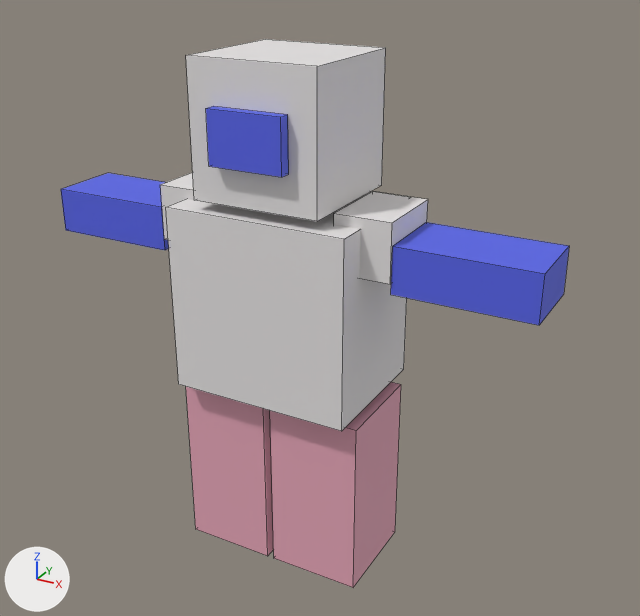
The FBX model Assets/Models/Meshy/Player/PlayerMarine.fbx as it was, and as the next commit left it.
Camera for both pictures: a 50 mm camera at (4.45, -7.48, 6.71) aimed at (0.23, 0.2, 2.87). Arrows for +X, +Y and +Z are at lower left; the lights stay in place. The older version comes first. Mesh edges are drawn as thin lines.

Names of what the first picture shows: 'LeftLeg'.
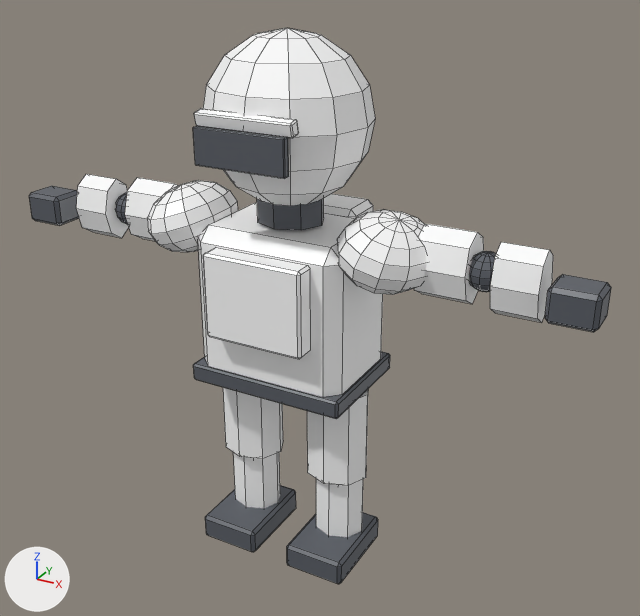
Where the change shows, as pixel boxes [x1, y1, x2, y2] in the pictures (640 x 616 px):
'LeftLeg', reshaped, moved, turned, rescaled
    before: [61, 39, 569, 588]
    after: [29, 28, 611, 584]
part 1 of me_cube_008, added
    after: [203, 28, 375, 206]
part 2 of me_cube_008, added
    after: [257, 198, 324, 230]
part 3 of me_cube_008, added
    after: [414, 224, 484, 304]
part 4 of me_cube_008, added
    after: [490, 242, 553, 323]
part 5 of me_cube_008, added
    after: [469, 251, 496, 292]
part 6 of me_cube_008, added
    after: [125, 178, 179, 241]
part 7 of me_cube_008, added
    after: [76, 174, 129, 238]
part 8 of me_cube_008, added
    after: [115, 192, 128, 224]
part 9 of me_cube_008, added
    after: [307, 389, 368, 486]
part 10 of me_cube_008, added
    after: [316, 479, 363, 537]
part 11 of me_cube_008, added
    after: [223, 387, 283, 459]
part 12 of me_cube_008, added
    after: [233, 452, 280, 508]
part 13 of me_cube_008, deleted
    before: [61, 39, 569, 556]
part 14 of me_cube_008, reshaped
    before: [270, 382, 401, 588]
    after: [29, 108, 611, 584]

Edits to the bpy script that builds the scene:
```text
Change me_cube_008:
    used by ob_leftleg; location = (0.55, 0.0, 0.99); rotation_euler = (0.0, 0.0, -1.571), in degrees (0, 0, -90); scale = (0.556, 0.51, 1.0)
    remove me_cube_008.from_pydata(...)  # 72 vertices, 54 faces; spans x -1.36..1.48, y -6.51..4.3, z -1.0..4.57
    remove me_cube_008.materials.append(mat_legs)  # pink #e7a7b9
    remove me_cube_008.materials.append(mat_arms)  # blue #5764e7
    remove me_cube_008.materials.append(mat_material)  # white #e7e4e4
    add me_cube_008.from_pydata(...)  # 986 vertices, 1022 faces; spans x -3.25..3.25, y -0.9..1.07, z -4.95..0.85
    me_cube_008 part 1: a new loose piece, a UV sphere (12 segments, 8 rings, poles along z) spanning x -0.86..0.86, y -0.81..0.81, z -0.85..0.85, in mat_material_001 (white #ffffff)
    me_cube_008 part 2: a new loose piece, an 8-sided cylinder along z spanning x -0.36..0.36, y -0.31..0.35, z -1.04..-0.7, in mat_arms_001 (dark grey #595d65)
    me_cube_008 part 3: a new loose piece, an 8-sided cylinder along x spanning x 1.46..1.98, y -0.22..0.3, z -1.57..-0.85, in mat_material_001 (white #ffffff)
    me_cube_008 part 4: a new loose piece, an 8-sided cylinder along x spanning x 2.24..2.68, y -0.28..0.16, z -1.57..-0.87, in mat_material_001 (white #ffffff)
    me_cube_008 part 5: a new loose piece, a UV sphere (12 segments, 8 rings, poles along z) spanning x 1.91..2.29, y -0.17..0.21, z -1.4..-1.02, in mat_arms_001 (dark grey #595d65)
    me_cube_008 part 6: a new loose piece, an 8-sided cylinder along x spanning x -2.0..-1.48, y -0.22..0.3, z -1.58..-0.86, in mat_material_001 (white #ffffff)
    me_cube_008 part 7: a new loose piece, an 8-sided cylinder along x spanning x -2.68..-2.24, y -0.26..0.18, z -1.59..-0.89, in mat_material_001 (white #ffffff)
    me_cube_008 part 8: a new loose piece, a UV sphere (12 segments, 8 rings, poles along z) spanning x -2.29..-1.91, y -0.17..0.21, z -1.42..-1.04, in mat_arms_001 (dark grey #595d65)
    me_cube_008 part 9: a new loose piece, an 8-sided cylinder along z spanning x 0.19..0.91, y -0.28..0.36, z -3.89..-2.85, in mat_legs_001 (white #ffffff)
    me_cube_008 part 10: a new loose piece, an 8-sided cylinder along z spanning x 0.28..0.86, y -0.19..0.33, z -4.8..-3.88, in mat_legs_001 (white #ffffff)
    me_cube_008 part 11: a new loose piece, an 8-sided cylinder along z spanning x -0.91..-0.19, y -0.28..0.36, z -3.89..-2.85, in mat_legs_001 (white #ffffff)
    me_cube_008 part 12: a new loose piece, an 8-sided cylinder along z spanning x -0.84..-0.26, y -0.19..0.33, z -4.8..-3.88, in mat_legs_001 (white #ffffff)
    me_cube_008 part 13: 8 loose pieces with 64 vertices, spanning x -1.36..1.48, y -6.51..4.3, z -1.0..4.57, are deleted
    me_cube_008 part 14: 8 vertices removed from x -1.0..1.0, y -1.0..1.0, z -1.0..1.0; 412 vertices added at x -3.25..3.25, y -0.9..1.07, z -4.95..0.18
    other edits to the shape of me_cube_008 do not show in these pictures
    add me_cube_008.materials.append(mat_legs_001)  # white #ffffff
    add me_cube_008.materials.append(mat_arms_001)  # dark grey #595d65
    add me_cube_008.materials.append(mat_material_001)  # white #ffffff
Change ob_leftleg:
    ob_leftleg.rotation_euler: (0.0, 0.0, -1.571) -> (0.0, 0.0, 0.0)  # degrees (0, 0, -90) -> degrees (0, 0, 0)
    ob_leftleg.scale: (0.556, 0.51, 1.0) -> (1.0, 1.0, 1.0)
    ob_leftleg.location: (0.55, 0.0, 0.99) -> (0.0, -0.02, 4.92)
```
